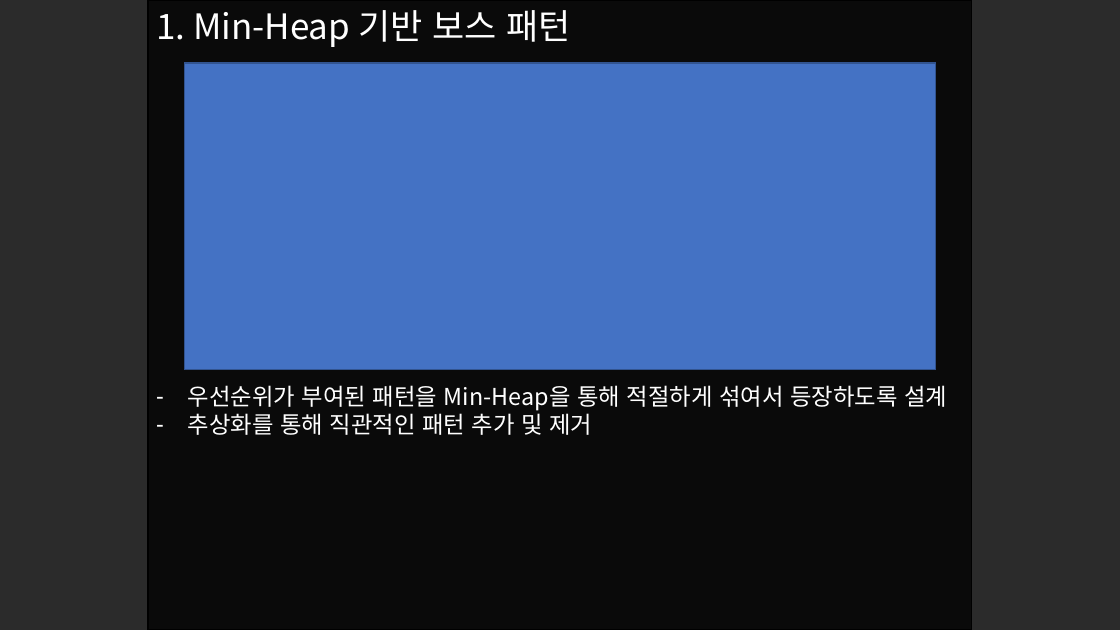
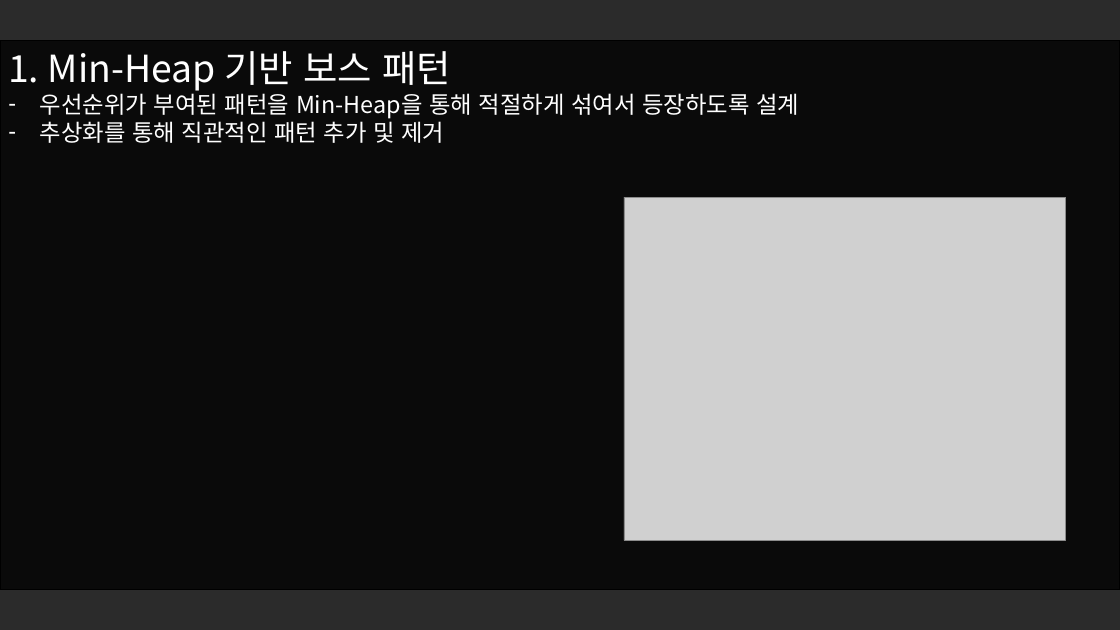
Before and after one commit to Jeve98/Portfolio, a slide deck: slide 2 of assets/포트폴리오.pptx. Drawn at 1120x630 pixels with LibreOffice and Linux fonts; fonts in the diff are those of the drawing; grey boxes stand for pictures; background and template pictures are left out; a plain dark background stands for a picture behind light text. Boxes give left, top, right and bottom in pixels: in the first picture for what was removed or moved away, otherwise in the second. Text is boxed around its words. In the diff, an @@ line names an element or a change of style, - is before the commit and + after.

```diff
--- a/assets/포트폴리오.pptx
+++ b/assets/포트폴리오.pptx
@@ text "1. Min-Heap 기반 보스 패턴": place and size @@
-text "1. Min-Heap 기반 보스 패턴" at [156,10,947,435]
+text "1. Min-Heap 기반 보스 패턴" at [8,51,799,143]
@@ rectangle: place and size @@
-rectangle at [148,0,972,630]
+rectangle at [0,40,1120,589]
@@ text at [8,51,451,91]: size 30 to 32 pt in "1. Min-Heap 기반 보스 패턴" @@
@@ rectangle removed at [184,63,935,370] @@
@@ picture added at [624,197,1066,541] @@
```
Also in this commit, not shown: 7 other slides changed, 2 other files.
